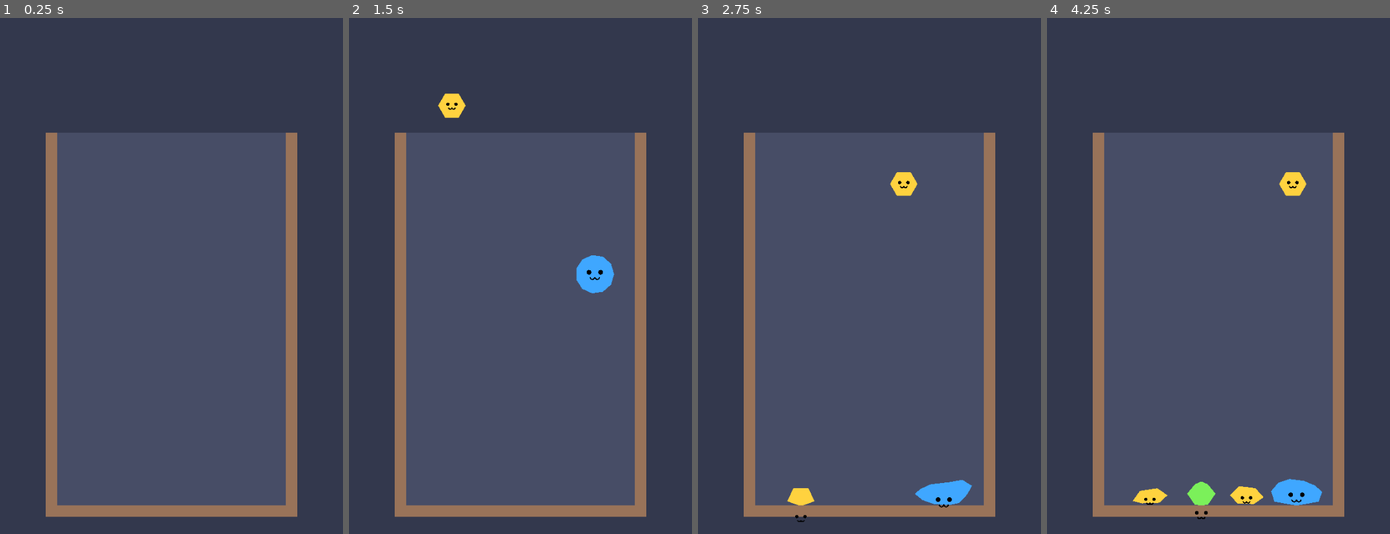
Above: before the commit, frames 1-4 (left to right).
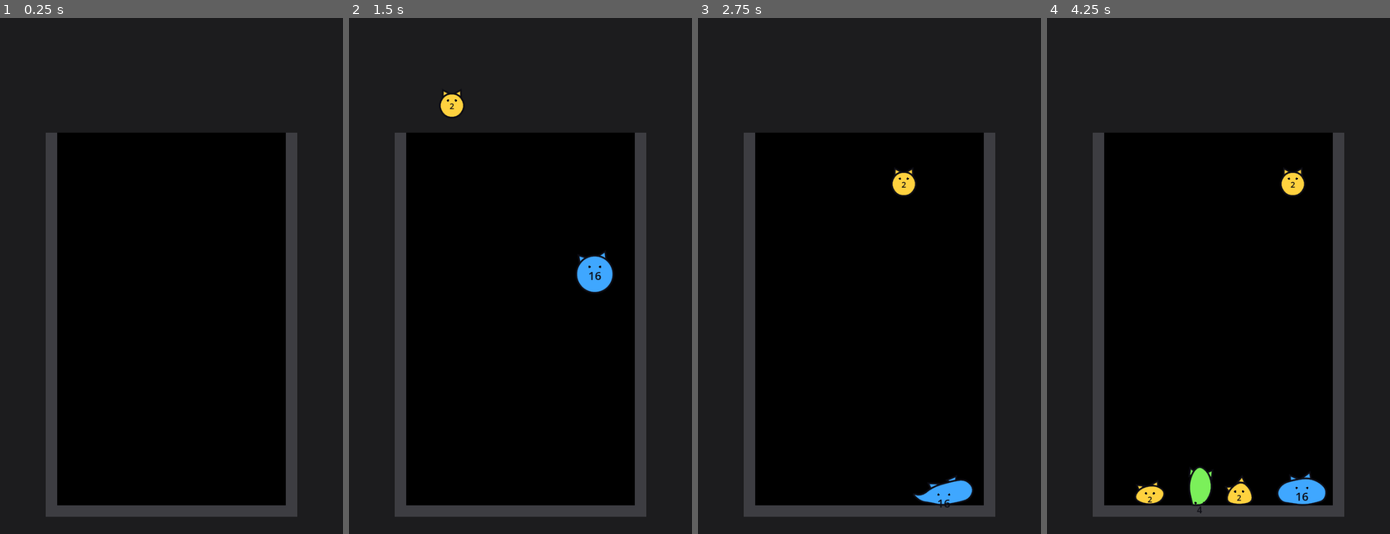
Above: after the commit, the same moments.

Repository: shuhei0916/nekoris
Game: Godot game, scene res://src/game/demo.tscn
Two runs of this game, one before a commit and one after it. Both use one fixed random seed, a clock stepped at 60 frames per second and the inputs below.
Inputs (mouse positions are in pixels of both pictures, inside the frame that each line leads up to):
- Up to frame 1 (0.25 s): no input
- Up to frame 2 (1.5 s): tap Enter at 0.5 s; move the mouse to (595, 250) at 0.52 s; hold Shift 0.53-1.25 s; click (595, 250) at 0.67 s; drag from (451, 301) to (503, 379) at 1.27 s
- Up to frame 3 (2.75 s): move the mouse to (903, 162) at 2.02 s; tap Ctrl at 2.1 s; click (903, 162) at 2.17 s
- Up to frame 4 (4.25 s): drag from (1201, 379) to (1115, 198) at 2.77 s; move the mouse to (1321, 353) at 3.52 s; tap Alt at 3.6 s; click (1321, 353) at 3.67 s

The runs differ from the first frame. In frame 1, 100% of the frame differs, in the area x 0-100%, y 0-100%; in frame 2, 99%; in frame 3, 99%; in frame 4, 99%.

Commit message:
feat: 猫に数字・耳・輪郭線を描き、配色を暗い背景に変えた
- 輪郭のなめらか化と耳の位置を計算する BlobShape を追加
- 小さい猫が潰れすぎないよう圧力を 40 に強めた
- 段階ごとの静止時の面積比を測る tools/rest_test.gd を追加

Co-Authored-By: Claude Opus 5.5 <noreply@anthropic.com>

Diff:
--- a/src/blob/blob.gd
+++ b/src/blob/blob.gd
@@ -3,9 +3,15 @@
 extends Node2D
 
 const BlobForces = preload("res://src/physics/blob_forces.gd")
+const BlobShape = preload("res://src/blob/blob_shape.gd")
+
+const LINE_COLOR := Color(0.05, 0.05, 0.08)
+const LINE_WIDTH := 3.0
 
 ## 猫の段階（tier 0 が数字 2）。
 var tier := 0
+## 体の中央に表示する文字（数字）。
+var label := ""
 ## 見た目の半径（玉の外側の縁まで）。
 @export var radius := 40.0
 @export var bead_radius := 10.0
@@ -15,7 +21,7 @@
 @export var area_per_mass := 300.0
 @export var skin_stiffness := 2000.0
 @export var skin_damping := 8.0
-@export var pressure_strength := 15.0
+@export var pressure_strength := 40.0
 @export var pressure_max := 30000.0
 @export var core_stiffness := 180.0
 @export var core_damping := 12.0
@@ -131,23 +137,44 @@
 	for p in outline:
 		center += p
 	center /= outline.size()
-	# 玉の外側の縁まで膨らませて描く
-	var body := PackedVector2Array()
+	# 玉の外側の縁まで膨らませる
+	var edge := PackedVector2Array()
 	for p in outline:
-		body.append(to_local(p + (p - center).normalized() * bead_radius))
+		edge.append(to_local(p + (p - center).normalized() * bead_radius))
+	var local_center := to_local(center)
+	var body := BlobShape.smooth(BlobShape.smooth(edge))
 	if Geometry2D.triangulate_polygon(body).is_empty():
 		return  # 輪がねじれた瞬間は描かない
+	var ears := BlobShape.ear_indices(edge, local_center)
+	_draw_ear(edge[ears.x], local_center)
+	_draw_ear(edge[ears.y], local_center)
 	draw_colored_polygon(body, color)
+	body.append(body[0])
+	draw_polyline(body, LINE_COLOR, LINE_WIDTH, true)
 	_draw_face(to_local(_core.global_position))
 
 
+func _draw_ear(base: Vector2, center: Vector2) -> void:
+	var outward := (base - center).normalized()
+	var side := outward.orthogonal() * radius * 0.28
+	var root := base - outward * radius * 0.15
+	var ear := PackedVector2Array([root - side, base + outward * radius * 0.3, root + side])
+	draw_colored_polygon(ear, color)
+	ear.append(ear[0])
+	draw_polyline(ear, LINE_COLOR, LINE_WIDTH, true)
+
+
 func _draw_face(center: Vector2) -> void:
-	var eye := radius * 0.12
-	draw_circle(center + Vector2(-radius * 0.3, -radius * 0.1), eye, Color.BLACK)
-	draw_circle(center + Vector2(radius * 0.3, -radius * 0.1), eye, Color.BLACK)
-	var mouth := center + Vector2(0, radius * 0.15)
-	draw_arc(mouth + Vector2(-eye, 0), eye, 0, PI, 8, Color.BLACK, 2.0)
-	draw_arc(mouth + Vector2(eye, 0), eye, 0, PI, 8, Color.BLACK, 2.0)
+	var eye := maxf(radius * 0.06, 2.0)
+	draw_circle(center + Vector2(-radius * 0.28, -radius * 0.38), eye, LINE_COLOR)
+	draw_circle(center + Vector2(radius * 0.28, -radius * 0.38), eye, LINE_COLOR)
+	if label.is_empty():
+		return
+	var font := ThemeDB.fallback_font
+	var font_size := maxi(int(radius * 0.6), 12)
+	var size := font.get_string_size(label, HORIZONTAL_ALIGNMENT_LEFT, -1, font_size)
+	var baseline := center + Vector2(-size.x / 2.0, font.get_ascent(font_size) / 2.0 - radius * 0.02)
+	draw_string(font, baseline, label, HORIZONTAL_ALIGNMENT_LEFT, -1, font_size, LINE_COLOR)
 
 
 func _create_bead(local_position: Vector2, material: PhysicsMaterial) -> RigidBody2D:
--- /dev/null
+++ b/src/blob/blob_shape.gd
@@ -0,0 +1,32 @@
+## 猫の輪郭を描くための形の計算。
+extends RefCounted
+
+const EAR_LEFT := Vector2(-0.5, -0.8660254)  # 左上（-120度）
+const EAR_RIGHT := Vector2(0.5, -0.8660254)  # 右上（-60度）
+
+
+## Chaikin 法で1回なめらかにする。各辺を 1/4 と 3/4 の2点に置き換える。
+static func smooth(points: PackedVector2Array) -> PackedVector2Array:
+	var result := PackedVector2Array()
+	for i in points.size():
+		var a := points[i]
+		var b := points[(i + 1) % points.size()]
+		result.append(a.lerp(b, 0.25))
+		result.append(a.lerp(b, 0.75))
+	return result
+
+
+## 耳を付ける玉の番号（左耳, 右耳）。中心から見て左上・右上に最も近い玉を選ぶ。
+static func ear_indices(points: PackedVector2Array, center: Vector2) -> Vector2i:
+	return Vector2i(_closest_to(points, center, EAR_LEFT), _closest_to(points, center, EAR_RIGHT))
+
+
+static func _closest_to(points: PackedVector2Array, center: Vector2, direction: Vector2) -> int:
+	var best := 0
+	var best_dot := -INF
+	for i in points.size():
+		var dot := (points[i] - center).normalized().dot(direction)
+		if dot > best_dot:
+			best_dot = dot
+			best = i
+	return best
--- a/src/game/cat_field.gd
+++ b/src/game/cat_field.gd
@@ -23,6 +23,7 @@
 	cat.start_scale = start_scale
 	cat.radius = CatRules.radius_of(tier)
 	cat.color = CatRules.color_of(tier)
+	cat.label = str(CatRules.value_of(tier))
 	cat.position = at
 	add_child(cat)
 	_cats.append(cat)
--- a/src/game/demo.gd
+++ b/src/game/demo.gd
@@ -42,9 +42,9 @@
 
 
 func _draw() -> void:
-	draw_rect(Rect2(Vector2.ZERO, get_viewport_rect().size), Color(0.2, 0.22, 0.3))
-	draw_rect(CONTAINER, Color(0.28, 0.3, 0.4))
-	var wall_color := Color(0.6, 0.45, 0.35)
+	draw_rect(Rect2(Vector2.ZERO, get_viewport_rect().size), Color(0.11, 0.11, 0.12))
+	draw_rect(CONTAINER, Color.BLACK)
+	var wall_color := Color(0.24, 0.24, 0.26)
 	draw_rect(Rect2(CONTAINER.position.x - WALL, CONTAINER.position.y, WALL, CONTAINER.size.y + WALL), wall_color)
 	draw_rect(Rect2(CONTAINER.end.x, CONTAINER.position.y, WALL, CONTAINER.size.y + WALL), wall_color)
 	draw_rect(Rect2(CONTAINER.position.x, CONTAINER.end.y, CONTAINER.size.x, WALL), wall_color)
--- /dev/null
+++ b/tests/unit/blob/test_blob_shape.gd
@@ -0,0 +1,31 @@
+extends GutTest
+
+const BlobShape = preload("res://src/blob/blob_shape.gd")
+
+
+func test_なめらかにすると各辺の4分の1と4分の3の点に置き換わる():
+	var square := PackedVector2Array([
+		Vector2(0, 0), Vector2(8, 0), Vector2(8, 8), Vector2(0, 8),
+	])
+	var smooth := BlobShape.smooth(square)
+	assert_eq(smooth.size(), 8)
+	assert_eq(smooth[0], Vector2(2, 0))
+	assert_eq(smooth[1], Vector2(6, 0))
+	assert_eq(smooth[7], Vector2(0, 2))
+
+
+func _circle(count: int, offset_degrees := 0.0) -> PackedVector2Array:
+	var points := PackedVector2Array()
+	for i in count:
+		points.append(Vector2.from_angle(TAU * i / count + deg_to_rad(offset_degrees)) * 10.0)
+	return points
+
+
+func test_耳は左上と右上に最も近い玉に付く():
+	# 30度刻み。画面は y が下向きなので、左上は -120度(=240度)、右上は -60度(=300度)
+	assert_eq(BlobShape.ear_indices(_circle(12), Vector2.ZERO), Vector2i(8, 10))
+
+
+func test_輪が回転しても耳は上を向いた玉に付く():
+	# 輪全体を90度回すと、元の玉 i は角度 30i+90 度の位置にある
+	assert_eq(BlobShape.ear_indices(_circle(12, 90.0), Vector2.ZERO), Vector2i(5, 7))
--- /dev/null
+++ b/tools/rest_test.gd
@@ -0,0 +1,32 @@
+## 床に猫を1匹ずつ置き、静止したときの面積比を段階ごとに測る調整用スクリプト。
+## 使い方: godot --headless -s tools/rest_test.gd -- <pressure_strength>
+extends SceneTree
+
+const Demo = preload("res://src/game/demo.gd")
+
+var _demo: Node2D
+var _frame := 0
+var _cats := []
+
+
+func _initialize() -> void:
+	_demo = Demo.new()
+	root.add_child(_demo)
+
+
+func _physics_process(_delta: float) -> bool:
+	_frame += 1
+	if _frame == 1:
+		var args := OS.get_cmdline_user_args()
+		for i in 4:
+			var cat: Node2D = _demo.field.spawn_cat(i * 3, Vector2(140 + i * 100, 700))
+			if not args.is_empty():
+				cat.pressure_strength = float(args[0])
+			_cats.append(cat)
+	if _frame == 600:
+		var line := ""
+		for cat in _cats:
+			line += "tier%d=%.2f " % [cat.tier, cat.get_area_ratio()]
+		print(line)
+		quit()
+	return false
